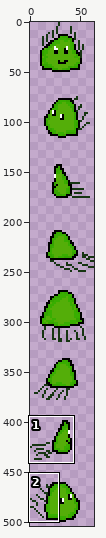
Two versions of one sprite sheet, src/main/resources/sprites/units/blobbie/walk.png. Above, an overview of the earlier version with the close-up marked.
Close-up. Old version:
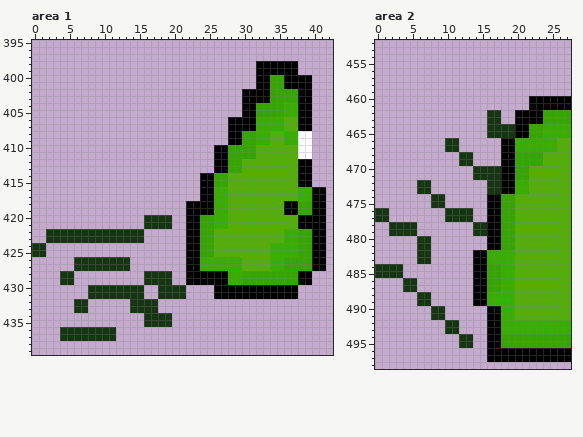
The file is 64x512 pixels. Shown: area 1: x 0..42, y 395..439; area 2: x 0..27, y 452..498. The wide view leaves out empty margins. The commit also changed other parts of the picture, which this record leaves out.
Once edited:
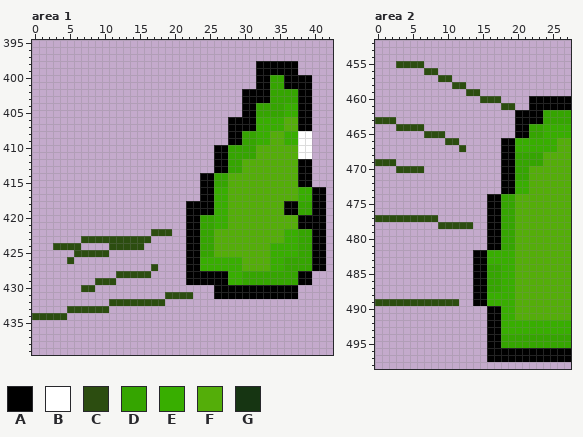
Palette (. is transparent): A #000000  B #ffffff  C #2c4d10  D #35a500  E #38ae00  F #54ae09  G #163512
What changed:
--- area 1
@@ x 0..24 @@
 419 ......................AAA
-420 ................GGGG..AAD
-421 ................GGGG..AAD
-422 ..GGGGGGGGGGGGGG......AAD
-423 ..GGGGGGGGGGGGGG......AAD
-424 GG....................AAD
-425 GG....................AAD
-426 ......GGGGGGGG........AAE
-427 ......GGGGGGGG........AAE
-428 ....GG..........GGGG..AAA
-429 ....GG..........GGGG..AAA
-430 ........GGGGGGGG..GGGG...
-431 ........GGGGGGGG..GGGG...
-432 ......GG......GGGG.......
-433 ......GG......GGGG.......
-434 ................GGGG.....
-435 ................GGGG.....
-436 ....GGGGGGGG.............
-437 ....GGGGGGGG.............
+420 ......................AAD
+421 ......................AAD
+422 .................CCC..AAD
+423 .......CCCCCCCCCC.....AAD
+424 ...CCCC....CCCCC......AAD
+425 ......CCCCC...........AAD
+426 .....C................AAE
+427 .................C....AAE
+428 ............CCCCC.....AAA
+429 .........CCC..........AAA
+430 .......CC................
+431 ...................CCCC..
+432 ...........CCCCCCCC......
+433 .....CCCCCC..............
+434 CCCCC....................
+435 .........................
+436 .........................
+437 .........................
 438 .........................
--- area 2
@@ x 0..27 @@
 454 ............................
-455 ............................
-456 ............................
-457 ............................
-458 ............................
-459 ............................
-460 ......................AAAAAA
-461 ......................AAAAAA
-462 ................GG..AAAADDDD
-463 ................GG..AAAADDDD
-464 ................GGGGAADDEEEE
-465 ................GGGGAADDEEEE
-466 ..........GG......AAEEEEEEFF
-467 ..........GG......AAEEEEEEFF
-468 ............GG....AADDDDFFFF
-469 ............GG....AADDDDFFFF
-470 ..............GGGGAADDFFFFFF
-471 ..............GGGGAADDFFFFFF
-472 ......GG........GGAAEEFFFFFF
-473 ......GG........GGAAEEFFFFFF
-474 ........GG......AADDFFFFFFFF
-475 ........GG......AADDFFFFFFFF
-476 GG........GGGG..AADDFFFFFFFF
-477 GG........GGGG..AADDFFFFFFFF
-478 ..GGGG........GGAADDFFFFFFFF
-479 ..GGGG........GGAADDFFFFFFFF
-480 ......GG........AADDFFFFFFFF
-481 ......GG........AADDFFFFFFFF
-482 ......GG......AAEEEEFFFFFFFF
-483 ......GG......AAEEEEFFFFFFFF
-484 GGGG..........AADDEEFFFFFFFF
-485 GGGG..........AADDEEFFFFFFFF
-486 ....GG........AADDEEFFFFFFFF
-487 ....GG........AADDEEFFFFFFFF
-488 ......GG......AAEEEEFFFFFFFF
-489 ......GG......AAEEEEFFFFFFFF
-490 ........GG......AAEEFFFFFFFF
-491 ........GG......AAEEFFFFFFFF
-492 ..........GG....AAEEEEEEEEEE
-493 ..........GG....AAEEEEEEEEEE
-494 ............GG..AADDDDDDDDDD
-495 ............GG..AADDDDDDDDDD
+455 ...CCCC.....................
+456 .......CC...................
+457 .........CC.................
+458 ...........CC...............
+459 .............CC.............
+460 ...............CCC....AAAAAA
+461 ..................CC..AAAAAA
+462 ....................AAAADDDD
+463 CCC.................AAAADDDD
+464 ...CCCC.............AADDEEEE
+465 .......CCC..........AADDEEEE
+466 ..........CC......AAEEEEEEFF
+467 ............C.....AAEEEEEEFF
+468 ..................AADDDDFFFF
+469 CCC...............AADDDDFFFF
+470 ...CCCC...........AADDFFFFFF
+471 ..................AADDFFFFFF
+472 ..................AAEEFFFFFF
+473 ..................AAEEFFFFFF
+474 ................AADDFFFFFFFF
+475 ................AADDFFFFFFFF
+476 ................AADDFFFFFFFF
+477 CCCCCCCCC.......AADDFFFFFFFF
+478 .........CCCCC..AADDFFFFFFFF
+479 ................AADDFFFFFFFF
+480 ................AADDFFFFFFFF
+481 ................AADDFFFFFFFF
+482 ..............AAEEEEFFFFFFFF
+483 ..............AAEEEEFFFFFFFF
+484 ..............AADDEEFFFFFFFF
+485 ..............AADDEEFFFFFFFF
+486 ..............AADDEEFFFFFFFF
+487 ..............AADDEEFFFFFFFF
+488 ..............AAEEEEFFFFFFFF
+489 CCCCCCCCCCCC..AAEEEEFFFFFFFF
+490 ................AAEEFFFFFFFF
+491 ................AAEEFFFFFFFF
+492 ................AAEEEEEEEEEE
+493 ................AAEEEEEEEEEE
+494 ................AADDDDDDDDDD
+495 ................AADDDDDDDDDD
 496 ................AAAAAAAAAAAA
